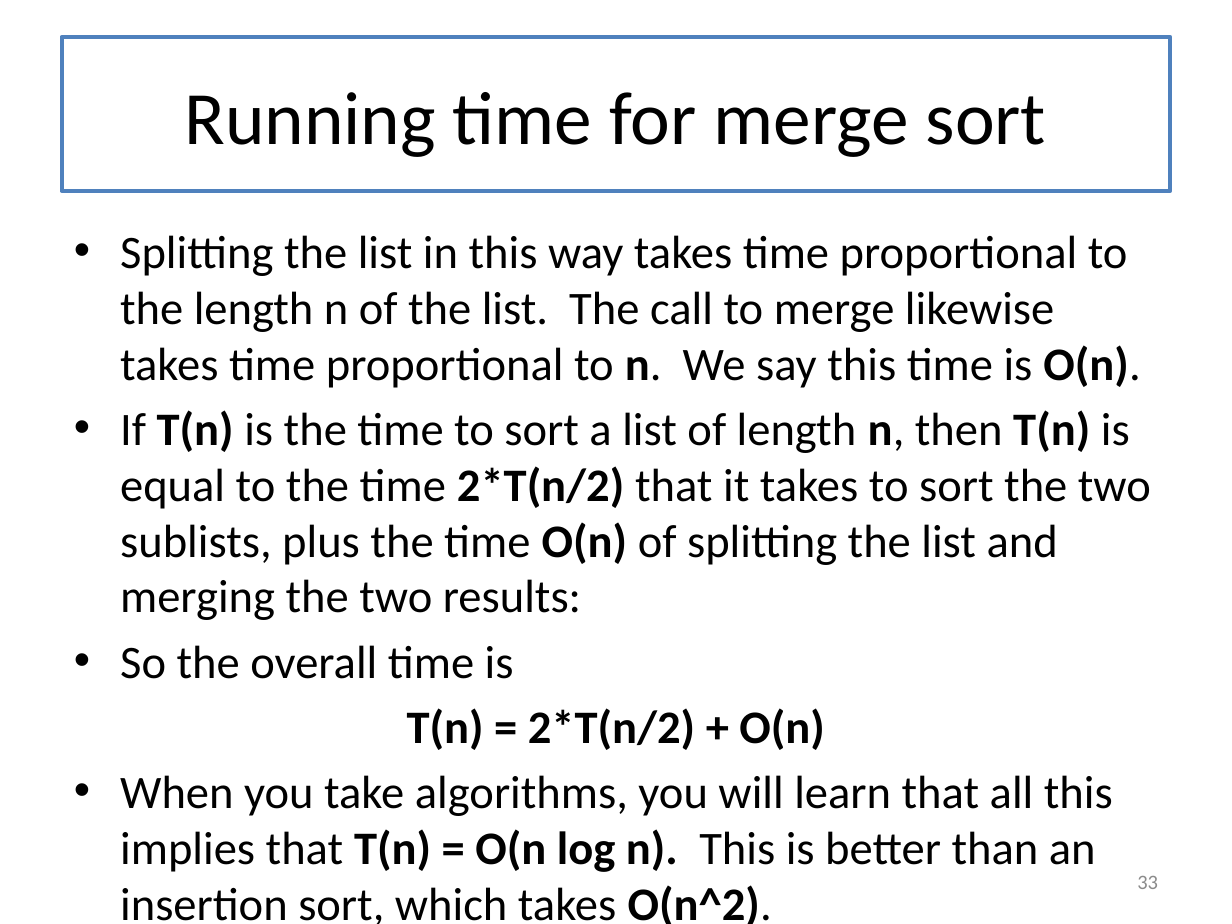
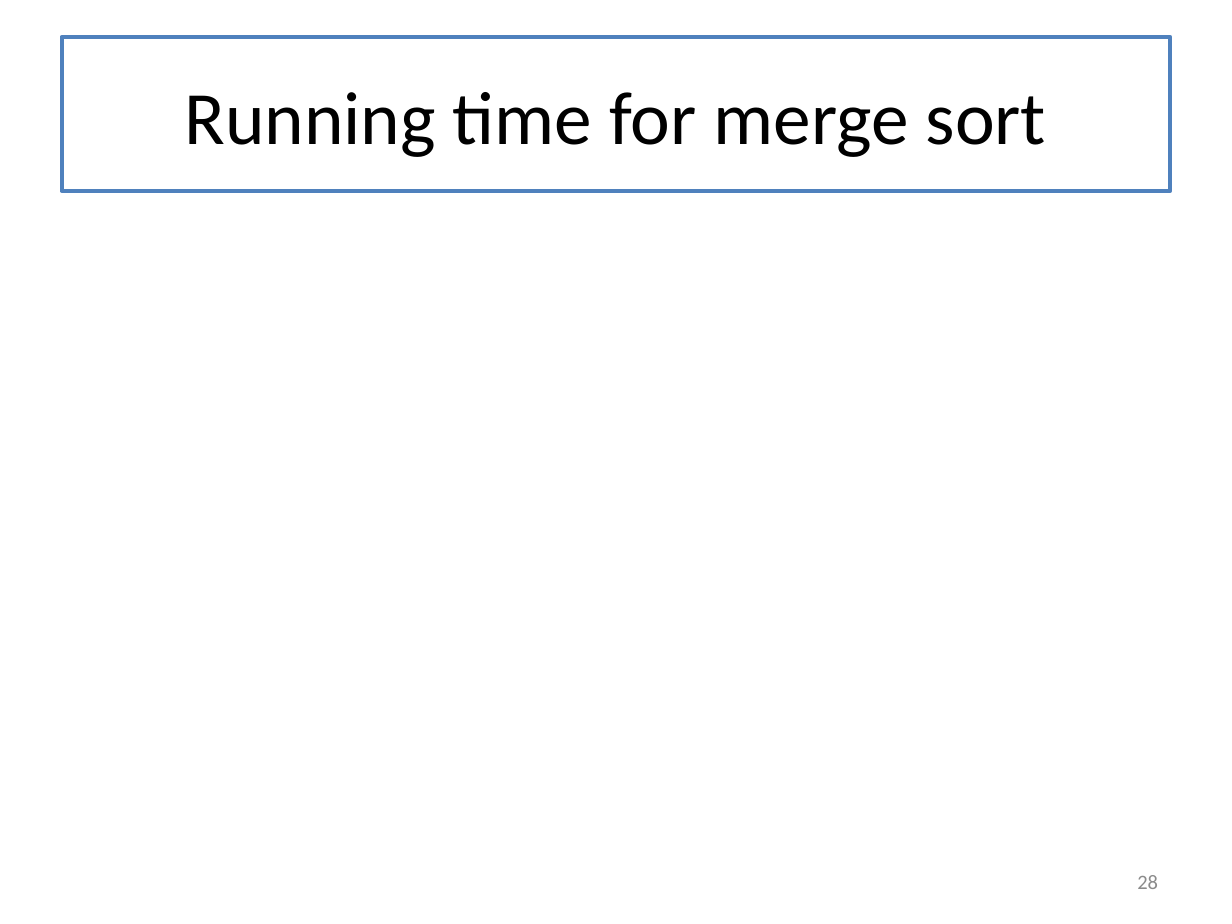
Before and after one commit to mwand/cs5010f16, a slide deck: slide 28 of Slides/Lesson 8.1 Introducing General Recursion.pptx (slide 33 before the commit). Drawn at 1232x924 pixels with LibreOffice and Linux fonts; fonts in the diff are those of the drawing; grey boxes stand for pictures. Boxes give left, top, right and bottom in pixels: in the first picture for what was removed or moved away, otherwise in the second. Text is boxed around its words. In the diff, an @@ line names an element or a change of style, - is before the commit and + after.

```diff
--- a/Slides/Lesson 8.1 Introducing General Recursion.pptx
+++ b/Slides/Lesson 8.1 Introducing General Recursion.pptx
@@ text removed at box(120, 235, 1151, 924) @@
-• Splitting the list in this way takes time proportional to the length n of the list. The call to merge likewise takes time proportional to n. We say this time is O(n).
-• If T(n) is the time to sort a list of length n, then T(n) is equal to the time 2*T(n/2) that it takes to sort the two sublists, plus the time O(n) of splitting the list and merging the two results:
-• So the overall time is
-T(n) = 2*T(n/2) + O(n)
-• When you take algorithms, you will learn that all this implies that T(n) = O(n log n). This is better than an insertion sort, which takes O(n^2).
@@ page number at box(1137, 875, 1158, 889): text changed @@
-33
+28
```
Also in this commit, not shown: 25 other slides changed, 5 slides added, 5 other files.
